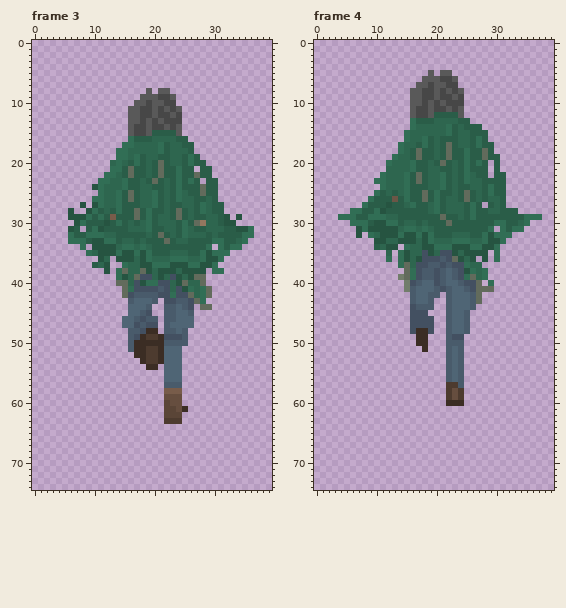
File history of a pixel-art file, Todo/Arte/Player/RunningBackLeft.ase. The picture above was drawn from the file before the commit.
40x75 pixels, 6 frames. Colours within 5 levels of each other are drawn and written as one. Shown: frame 3, frame 4. The commit also changed other frames, which this record leaves out.
The same view after the edit:
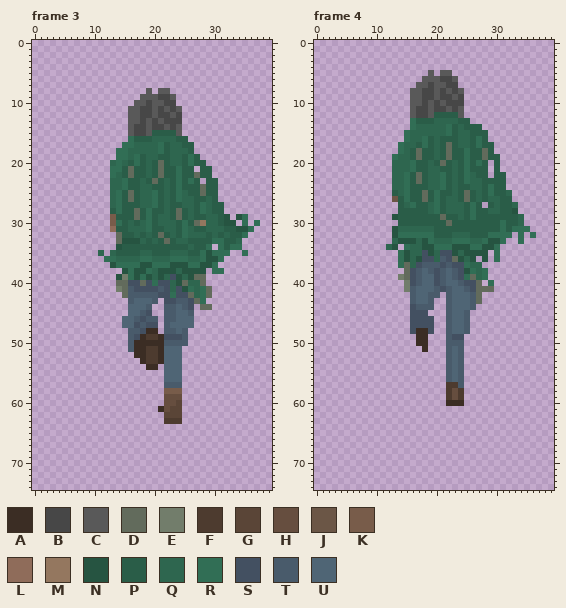
Palette (. is transparent): A #3b2d24  B #474747  C #595959  D #626b5c  E #727d6b  F #4d3b2f  G #5a4537  H #664e3f  J #6b5646  K #785c4a  L #8f6c5a  M #94775f  N #265441  P #2a5d48  Q #2e664f  R #316e55  S #435061  T #495b6b  U #4f6575
Changes in this commit:
Frame 3, layers "PonchoUp", "Cuerpo", "CapaAtras":
y 22: x 12 R -> .
y 23: x 11..12 RR -> ..
y 24: x 10..12 NRQ -> ...
y 25: x 11..12 RQ -> ..
y 26: x 10..12 RRQ -> ...
y 27: x 8 N -> .; x 10..12 NRQ -> ...
y 28: x 6 N -> .; x 9..12 NRPQ -> ....
y 29: x 6..12 NNNRPRP -> .......; x 35 . -> R
y 30: x 7..13 NRPPPNP -> ......K; x 35 . -> R; x 37 . -> R
y 31: x 6..7 NP -> ..; x 9..13 PRNPP -> ....L
y 32: x 6..14 RPPRRRQQP -> ........D; x 17 P -> Q; x 32 P -> Q; x 36 R -> .
y 33: x 6..17 RRRPNNRRPQQP -> ........DNNN; x 20 P -> Q; x 35 R -> .
y 34: x 8 R -> .; x 10..19 NNNNQRRQRQ -> ....NPPPPP; x 26 P -> Q
y 35: x 9..19 RQNNNRNNRNR -> ..Q.QPPPPQQ; x 35 . -> R
y 36: x 11..16 NQ.NNN -> .RRQQQ; x 18 N -> R
y 37: x 10..14 PQN.. -> ...NR; x 16..17 QQ -> RR
y 38: x 12 N -> .; x 14..19 RDQQDN -> .NRNNR
y 39: x 14..19 RNQDSS -> NERNRN
y 40: x 16 Q -> S; x 18..19 NR -> DS
y 41: x 14 . -> E; x 16 R -> T
y 42: x 16 S -> T
y 60: x 22 G -> H; x 24 H -> G
y 61: x 21..22 .G -> AH; x 24..25 HA -> G.
Frame 4, layers "PonchoUp", "Cuerpo", "CapaAtras":
y 20: x 12 R -> .
y 21: x 12 Q -> .
y 22: x 11..12 RQ -> ..
y 23: x 10..12 RRQ -> ...
y 24: x 11..12 RQ -> ..
y 25: x 10..12 RPQ -> ...; x 32 . -> Q
y 26: x 9..12 RPPP -> ....; x 32 . -> P
y 27: x 8..13 RPPPNP -> ......; x 32..33 .. -> PQ
y 28: x 6..13 RRPPRNPP -> ........; x 33 P -> N
y 29: x 4..13 RRRPPRRRQQ -> .........N; x 34..37 PRRR -> Q...
y 30: x 6..13 RRRPNNRR -> ........; x 15..16 QQ -> PP; x 18 Q -> P; x 30 R -> P; x 35 R -> .
y 31: x 7..12 NRNNNN -> ......; x 15..16 RR -> QQ; x 18 R -> Q; x 29..30 R. -> PP; x 35 . -> R
y 32: x 7 N -> .; x 9..12 RQNN -> ....; x 15..16 NN -> RR; x 18 N -> R; x 28..29 RN -> PR; x 34 . -> R; x 36 . -> R
y 33: x 10..12 NNQ -> ...; x 34 . -> R
y 34: x 10..12 PQN -> ..Q
y 35: x 12 Q -> .
y 36: x 12 R -> .; x 20 S -> Q
y 37: x 18 S -> T
y 38: x 16..18 RST -> STU
y 39: x 16..19 RSTT -> STUU
Where, in picture pixels (left, top, right, bottom), the same in both pictures:
changed: (68, 172, 158, 298)
changed: (224, 214, 260, 256)
changed: (188, 244, 194, 250)
changed: (158, 400, 188, 412)
changed: (338, 160, 440, 280)
changed: (482, 190, 542, 244)
